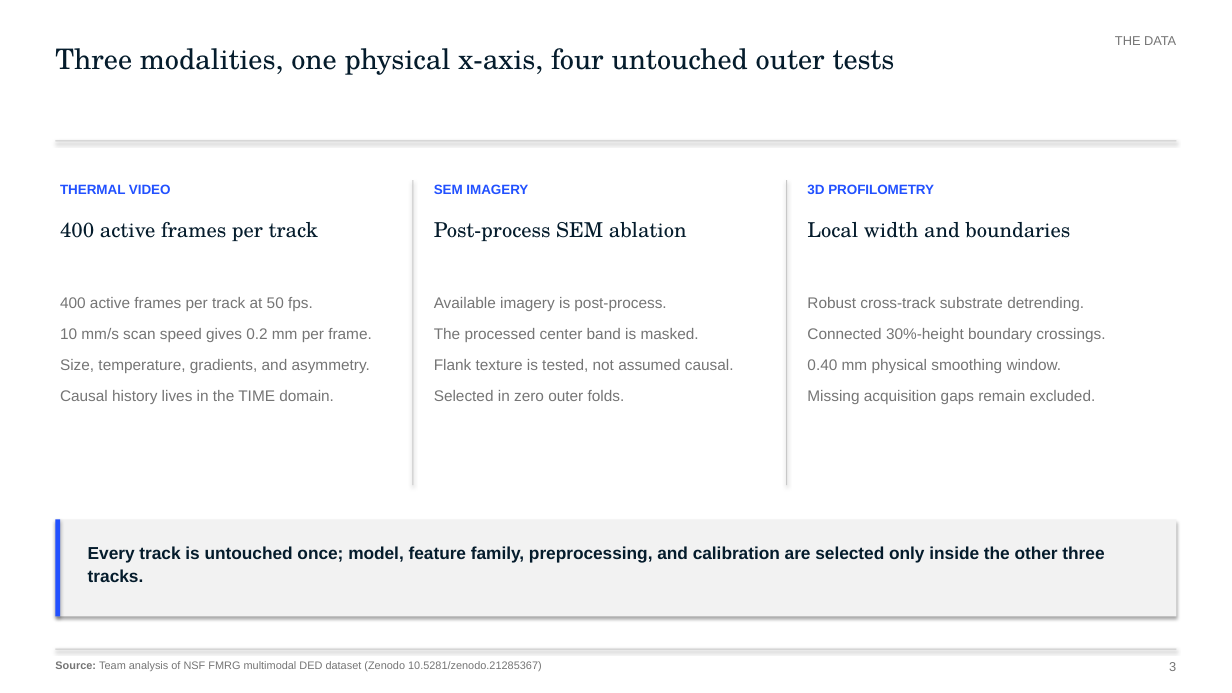
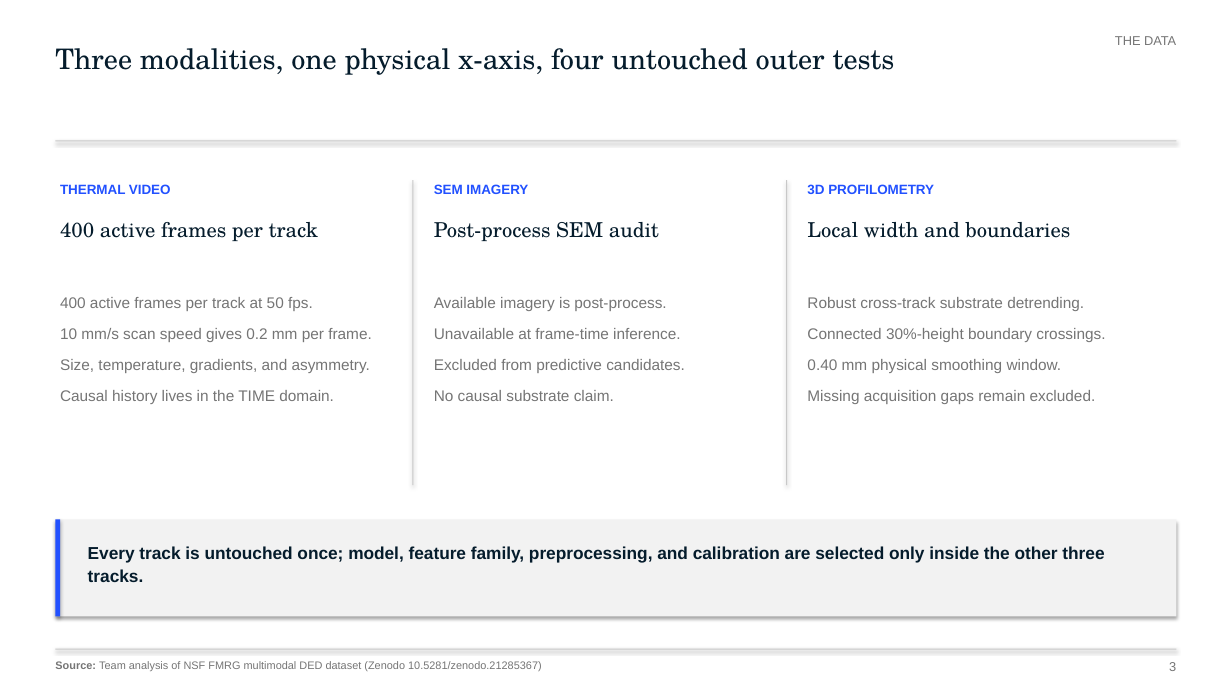
Before and after one commit to alphons3t/nsf-chuds, a slide deck: slide 3 of deliverables/presentation/FMRG_Final_Submission_Audited.pptx. Drawn at 1232x693 pixels with LibreOffice and Linux fonts; fonts in the diff are those of the drawing. Boxes give left, top, right and bottom in pixels: in the first picture for what was removed or moved away, otherwise in the second. Text is boxed around its words. In the diff, an @@ line names an element or a change of style, - is before the commit and + after.

```diff
--- a/deliverables/presentation/FMRG_Final_Submission_Audited.pptx
+++ b/deliverables/presentation/FMRG_Final_Submission_Audited.pptx
@@ text at (x1=434, y1=222, x2=659, y2=241): text changed @@
-Post-process SEM ablation
+Post-process SEM audit
@@ text at (x1=434, y1=328, x2=685, y2=401): text changed @@
-The processed center band is masked.
-Flank texture is tested, not assumed causal.
-Selected in zero outer folds.
+Unavailable at frame-time inference.
+Excluded from predictive candidates.
+No causal substrate claim.
```
Also in this commit, not shown: 9 other slides changed, 34 other files.
